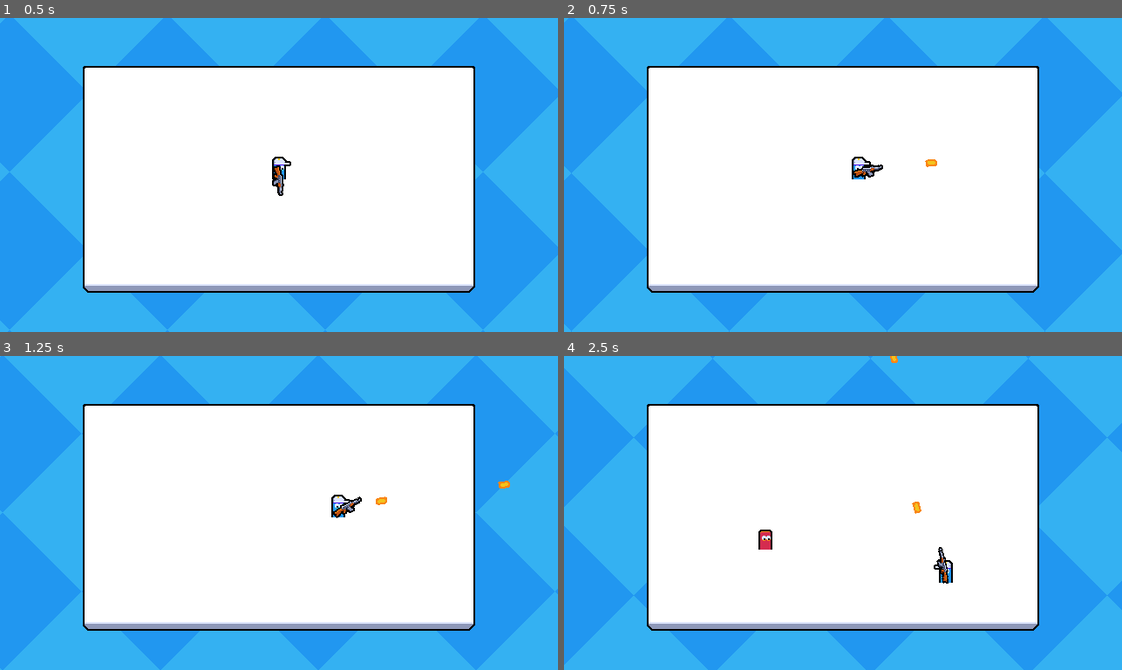
Above: before the commit, frames 1-4 (two rows, left to right).
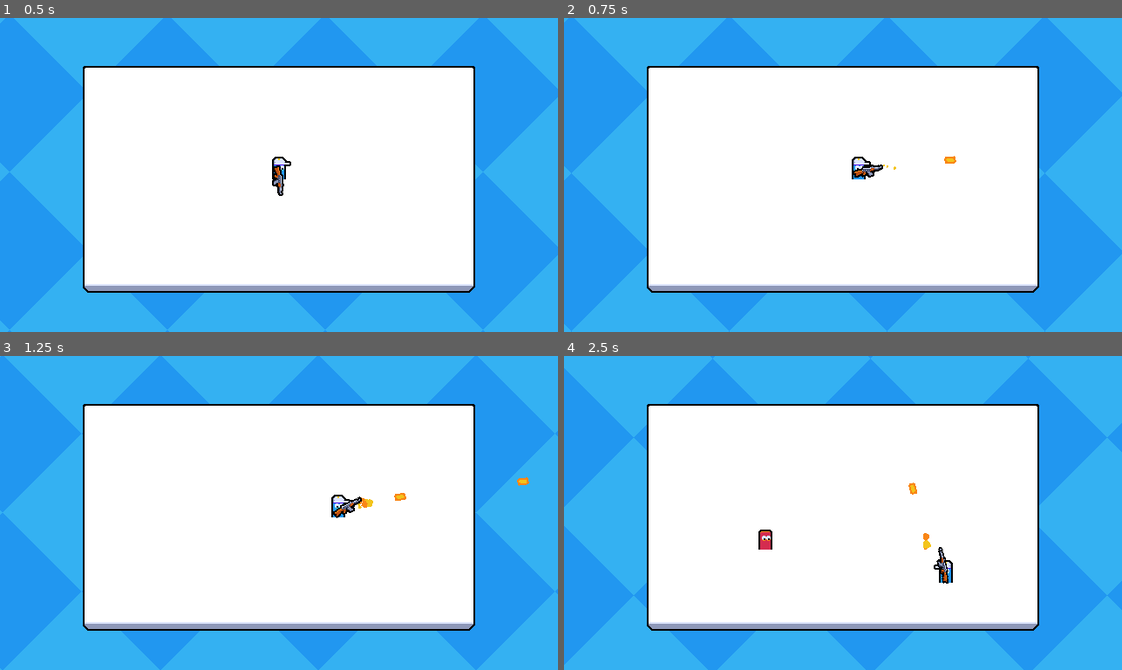
Above: after the commit, the same moments.

Repository: mpowell773/Godot_Multiplayer_Tut
Game: Godot game, scene res://main.tscn
The game is run twice, just before and just after one commit, with the same random seed, the same clock (stepped at 60 frames per second) and the same inputs. This scene is started directly instead of the project's main scene.
Inputs (mouse positions are in pixels of both pictures, inside the frame that each line leads up to):
- Up to frame 1 (0.5 s): no input
- Up to frame 2 (0.75 s): move the mouse to (965, 159) at 0.52 s; press the mouse at (965, 159) at 0.53 s; hold D (move_right) from 0.53 s (still down)
- Up to frame 3 (1.25 s): keep holding D (move_right)
- Up to frame 4 (2.5 s): move the mouse to (731, 528) at 1.27 s; release D (move_right) at 1.28 s; release the mouse at (731, 528) at 1.28 s; hold S (move_down) 1.28-2.03 s; click (731, 528) at 1.35 s; move the mouse to (898, 443) at 2.02 s; press the mouse at (898, 443) at 2.03 s; hold D (move_right) from 2.03 s (still down)

Frame 1 is identical in both runs. In frame 2, 0.1% of the frame differs, in the area x 57-71%, y 43-49%; in frame 3, 0.2%, in the area x 64-95%, y 38-49%; in frame 4, 0.2%.

Commit message:
add muzzle flash to rifle firing

Diff:
--- a/effect/muzzle_flash/muzzle_flash.tscn
+++ b/effect/muzzle_flash/muzzle_flash.tscn
@@ -42,6 +42,57 @@
 color_initial_ramp = SubResource("GradientTexture1D_dt8si")
 anim_offset_max = 1.0
 
+[sub_resource type="Animation" id="Animation_b85ay"]
+length = 0.001
+tracks/0/type = "value"
+tracks/0/imported = false
+tracks/0/enabled = true
+tracks/0/path = NodePath(".:emitting")
+tracks/0/interp = 1
+tracks/0/loop_wrap = true
+tracks/0/keys = {
+"times": PackedFloat32Array(0),
+"transitions": PackedFloat32Array(1),
+"update": 1,
+"values": [false]
+}
+
+[sub_resource type="Animation" id="Animation_f5t5p"]
+resource_name = "default"
+step = 0.05
+tracks/0/type = "value"
+tracks/0/imported = false
+tracks/0/enabled = true
+tracks/0/path = NodePath(".:emitting")
+tracks/0/interp = 1
+tracks/0/loop_wrap = true
+tracks/0/keys = {
+"times": PackedFloat32Array(0),
+"transitions": PackedFloat32Array(1),
+"update": 1,
+"values": [true]
+}
+tracks/1/type = "method"
+tracks/1/imported = false
+tracks/1/enabled = true
+tracks/1/path = NodePath(".")
+tracks/1/interp = 1
+tracks/1/loop_wrap = true
+tracks/1/keys = {
+"times": PackedFloat32Array(0.95),
+"transitions": PackedFloat32Array(1),
+"values": [{
+"args": [],
+"method": &"queue_free"
+}]
+}
+
+[sub_resource type="AnimationLibrary" id="AnimationLibrary_dt8si"]
+_data = {
+&"RESET": SubResource("Animation_b85ay"),
+&"default": SubResource("Animation_f5t5p")
+}
+
 [node name="MuzzleFlash" type="GPUParticles2D" unique_id=1678666233]
 material = SubResource("CanvasItemMaterial_b85ay")
 emitting = false
@@ -53,3 +104,7 @@
 fixed_fps = 0
 interpolate = false
 process_material = SubResource("ParticleProcessMaterial_soehd")
+
+[node name="AnimationPlayer" type="AnimationPlayer" parent="." unique_id=1036901180]
+libraries/ = SubResource("AnimationLibrary_dt8si")
+autoplay = &"default"
--- a/entities/player/player.gd
+++ b/entities/player/player.gd
@@ -7,8 +7,10 @@
 @onready var fire_rate_timer: Timer = $FireRateTimer
 @onready var health_component: HealthComponent = $HealthComponent
 @onready var animation_player: AnimationPlayer = $AnimationPlayer
+@onready var barrel_position: Marker2D = %BarrelPosition
 
 var bullet_scene: PackedScene = preload("uid://cmsm71jq22qef")
+var muzzle_flash_scene: PackedScene = preload("uid://b604dyvkaj7mf")
 var input_multiplayer_authority: int
 
 
@@ -44,7 +46,7 @@
 		return
 
 	var bullet := bullet_scene.instantiate() as Bullet
-	bullet.global_position = weapon_root.global_position
+	bullet.global_position = barrel_position.global_position
 	# One must use caution when calling functions before adding to the scene tree.
 	# In this case, it's safe, but this should be something to be considered.
 	bullet.start(player_input_synchronizer_component.aim_vector)
@@ -60,6 +62,11 @@
 		animation_player.stop()
 	animation_player.play("fire")
 
+	var muzzle_flash := muzzle_flash_scene.instantiate() as GPUParticles2D
+	muzzle_flash.global_position = barrel_position.global_position
+	muzzle_flash.rotation = barrel_position.global_rotation
+	get_parent().add_child(muzzle_flash)
+
 
 func _on_died() -> void:
 	print("player died")
--- a/entities/player/player.tscn
+++ b/entities/player/player.tscn
@@ -118,6 +118,11 @@
 centered = false
 offset = Vector2(-13, -6)
 
+[node name="BarrelPosition" type="Marker2D" parent="Visuals/WeaponRoot/WeaponAnimationRoot" unique_id=2038313651]
+unique_name_in_owner = true
+position = Vector2(16, -1)
+metadata/_edit_lock_ = true
+
 [node name="CollisionShape2D" type="CollisionShape2D" parent="." unique_id=97801099]
 visible = false
 position = Vector2(0, -10)
